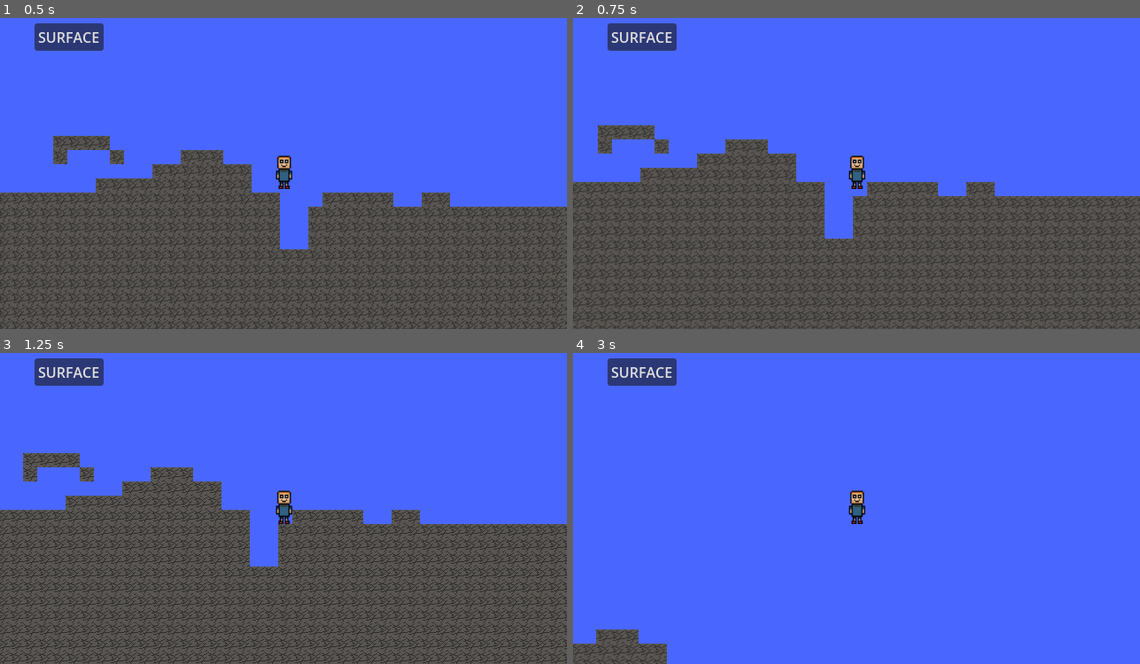
Above: before the commit, frames 1-4 (two rows, left to right).
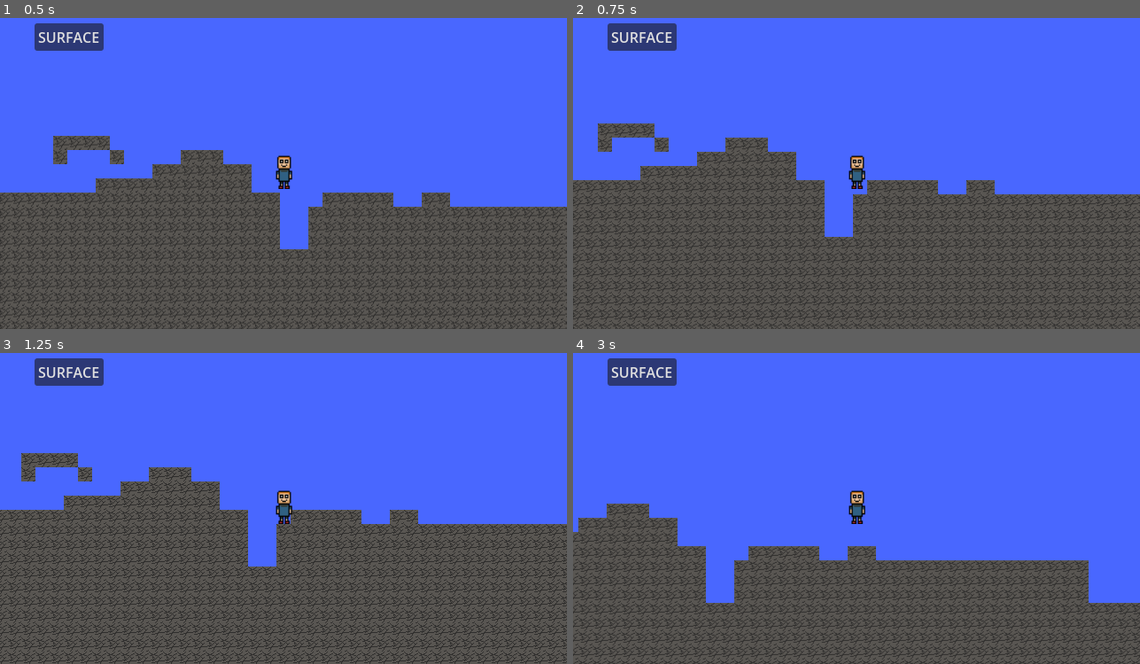
Above: after the commit, the same moments.

Repository: Qwerty9964/Core-Corp
Game: Godot game, scene res://main.tscn
Two runs of this game, one before a commit and one after it. Both use one fixed random seed, a clock stepped at 60 frames per second and the inputs below. The engine's default icon, where the game draws it, is replaced by a stand-in: a white triangle on a blue panel in a dark square.
Inputs (mouse positions are in pixels of both pictures, inside the frame that each line leads up to):
- Up to frame 1 (0.5 s): no input
- Up to frame 2 (0.75 s): tap Enter at 0.5 s; move the mouse to (981, 154) at 0.52 s; press the mouse at (981, 154) at 0.53 s; hold D (move_right) from 0.53 s (still down)
- Up to frame 3 (1.25 s): keep holding D (move_right); tap Space (jump) at 0.77 s
- Up to frame 4 (3 s): release D (move_right) at 1.25 s; release the mouse at (981, 489) at 1.25 s; click "SURFACE" at 1.25 s; move the mouse to (743, 520) at 2.02 s; hold D (move_right) 2.03-2.78 s; tap W (mine_toggle) at 2.1 s; tap Space (jump) at 2.27 s; move the mouse to (913, 433) at 2.77 s; hold A (move_left) from 2.78 s (still down); tap Alt at 2.85 s

Frame 1 is identical in both runs. In frame 2, 14% of the frame differs, in the area x 0-100%, y 33-100%; in frame 3, 18%; in frame 4, 34%, in the area x 0-100%, y 48-100%.

Commit message:
camera auto correct

Diff:
--- /dev/null
+++ b/camera_2d.gd
@@ -0,0 +1,14 @@
+extends Camera2D
+
+
+
+func _ready() -> void:
+	pass # Replace with function body.
+
+
+# Called every frame. 'delta' is the elapsed time since the previous frame.
+func _process(delta: float) -> void:
+	if position.x !=0 or position.y!=0:
+		var pos_dif:=Vector2(0,0)-position
+		var move:= pos_dif*0.1
+		position+=move
--- a/character.tscn
+++ b/character.tscn
@@ -1,9 +1,10 @@
 [gd_scene format=3 uid="uid://cnu85y1xoxbp5"]
 
 [ext_resource type="Texture2D" uid="uid://hrgwx2gmwpd3" path="res://assets/base_character_sprite.png" id="1_f50pn"]
+[ext_resource type="Script" uid="uid://dyjq5545mn46v" path="res://camera_2d.gd" id="2_pjt0s"]
 
 [sub_resource type="RectangleShape2D" id="RectangleShape2D_bdbf6"]
-size = Vector2(13.571433, 27.85715)
+size = Vector2(10.714293, 27.85715)
 
 [node name="character" type="CharacterBody2D" unique_id=951427430]
 scale = Vector2(1.4, 1.4)
@@ -12,8 +13,9 @@
 texture = ExtResource("1_f50pn")
 
 [node name="CollisionShape2D" type="CollisionShape2D" parent="." unique_id=1364947047]
-position = Vector2(0.35714248, 1.7857112)
-scale = Vector2(0.9999995, 0.9999995)
+position = Vector2(0.35714287, 1.7857112)
+scale = Vector2(0.99999917, 0.99999917)
 shape = SubResource("RectangleShape2D_bdbf6")
 
 [node name="Camera2D" type="Camera2D" parent="." unique_id=1525457876]
+script = ExtResource("2_pjt0s")
--- a/main.tscn
+++ b/main.tscn
@@ -5,7 +5,7 @@
 [ext_resource type="Script" uid="uid://lit5oxc31vmg" path="res://character.gd" id="2_h2yge"]
 [ext_resource type="Texture2D" uid="uid://ceuh00polfir2" path="res://assets/stonetile.png" id="4_1bvp3"]
 [ext_resource type="PackedScene" uid="uid://db278lauiqkf4" path="res://pickaxe.tscn" id="4_lquwl"]
-[ext_resource type="AudioStream" uid="uid://clyw2pbg7unor" path="res://simpledigsound.wav" id="5_7mycd"]
+[ext_resource type="AudioStream" uid="uid://clyw2pbg7unor" path="res://assets/simpledigsound.wav" id="5_7mycd"]
 [ext_resource type="PackedScene" uid="uid://j88xef6qjp6l" path="res://ui.tscn" id="7_272bh"]
 
 [sub_resource type="TileSetAtlasSource" id="TileSetAtlasSource_lquwl"]
--- a/ui.tscn
+++ b/ui.tscn
@@ -10,6 +10,7 @@
 offset_top = 15.0
 offset_right = 47.0
 offset_bottom = 23.0
+focus_mode = 0
 text = "SURFACE"
 
 [connection signal="button_down" from="Button" to="." method="_on_button_button_down"]
Not shown, changed: assets/digsound.wav.import
Not shown, changed: assets/simpledigsound.wav.import
Not shown, added: camera_2d.gd.uid
Not shown, added: assets/digsound.wav
Not shown, added: assets/simpledigsound.wav
